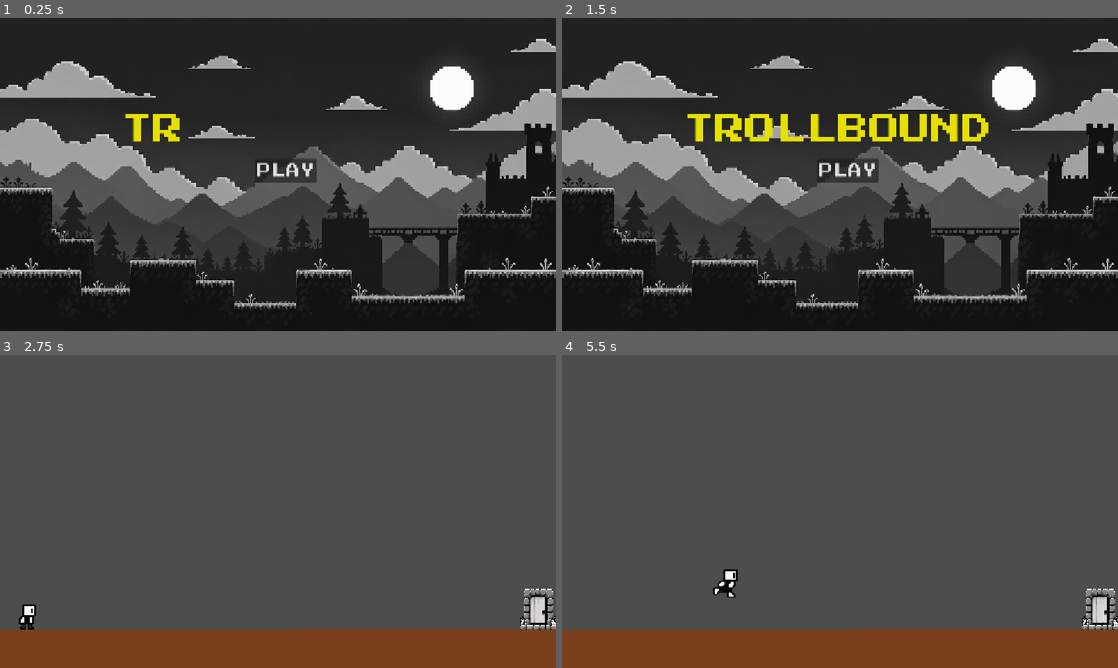
Above: before the commit, frames 1-4 (two rows, left to right).
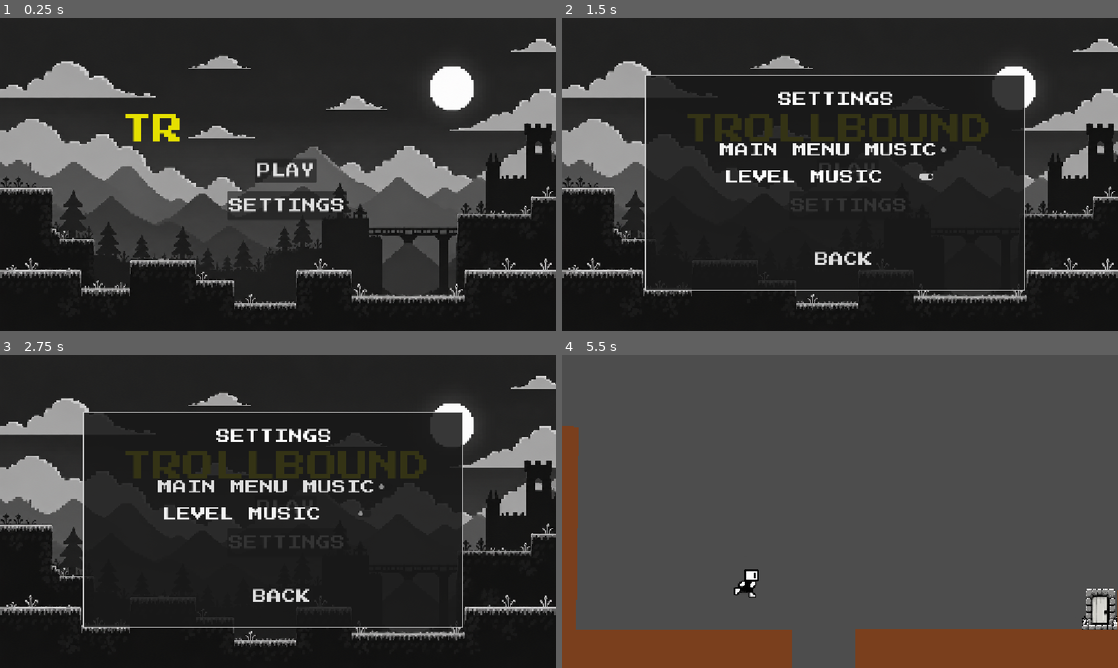
Above: after the commit, the same moments.

Repository: akshaykpillai369-max/trollbound
Game: Godot game, scene res://main_menu.tscn
The game is run twice, just before and just after one commit, with the same random seed, the same clock (stepped at 60 frames per second) and the same inputs.
Inputs (mouse positions are in pixels of both pictures, inside the frame that each line leads up to):
- Up to frame 1 (0.25 s): no input
- Up to frame 2 (1.5 s): click (851, 205) at 0.5 s, where only the run after the commit has a clickable "SETTINGS"; click (840, 149) at 1.25 s, where only the run after the commit has a clickable "MAIN MENU MUSIC"
- Up to frame 3 (2.75 s): click (266, 514) at 2 s, where only the run after the commit has a clickable "LEVEL MUSIC"
- Up to frame 4 (5.5 s): click (845, 596) at 2.75 s, where only the run after the commit has a clickable "BACK"; click (845, 508) at 3.5 s, where only the run after the commit has a clickable "PLAY"; tap Enter (ui_accept) at 4.25, 4.35, 4.52, 4.82, 5.27, 5.3 s; move the mouse to (962, 495) at 4.27 s; hold Right (ui_right) from 4.28 s (still down); click (962, 495) at 4.42 s; move the mouse to (728, 527) at 5.02 s; tap Alt at 5.1 s

The runs differ from the first frame. In frame 1, 1.0% of the frame differs, in the area x 40-63%, y 55-64%; in frame 2, 24%; in frame 3, 97%, in the area x 0-100%, y 0-100%; in frame 4, 3.7%.
Error after the commit: Invalid assignment of property or key 'main_menu_music_enabled' with value of type 'bool' on a base object of type 'Nil'. (res://main_menu.gd:31)

Commit message:
added level4,sound effects, settings option in main menu

Diff:
--- a/levels/level1.tscn
+++ b/levels/level1.tscn
@@ -7,6 +7,8 @@
 [ext_resource type="PackedScene" uid="uid://c0hegemm1vd4b" path="res://scenes/exit.tscn" id="4_ua5ty"]
 [ext_resource type="PackedScene" uid="uid://gpqdputycit2" path="res://scenes/death_screen.tscn" id="6_8hd6v"]
 [ext_resource type="PackedScene" uid="uid://d24ggyj8i4k2e" path="res://scenes/winner_screen.tscn" id="7_8hd6v"]
+[ext_resource type="AudioStream" uid="uid://b6n2wnkwb30lc" path="res://assets/sounds/overworld_theme.ogg" id="8_045es"]
+[ext_resource type="AudioStream" uid="uid://cco4yb4x1iler" path="res://assets/sounds/platform.wav" id="9_omn1t"]
 
 [sub_resource type="RectangleShape2D" id="RectangleShape2D_n7nmp"]
 size = Vector2(127.75, 264)
@@ -28,12 +30,12 @@
 [sub_resource type="RectangleShape2D" id="RectangleShape2D_pdpul"]
 size = Vector2(24, 216.75)
 
-[node name="Main" type="Node2D" unique_id=1390736081]
+[node name="Level1" type="Node2D" unique_id=1390736081]
 position = Vector2(-245, -297)
 script = ExtResource("1_61w3m")
 
 [node name="Player" parent="." unique_id=694940250 instance=ExtResource("1_ua5ty")]
-position = Vector2(-72.99999, 213.00002)
+position = Vector2(-29.999996, 243.00002)
 scale = Vector2(2.5, 2.5)
 
 [node name="Ground" parent="." unique_id=1210730134 instance=ExtResource("2_61w3m")]
@@ -56,6 +58,14 @@
 [node name="Exit" parent="." unique_id=161210779 instance=ExtResource("4_ua5ty")]
 position = Vector2(832, 532)
 
+[node name="CloseGround" parent="." unique_id=786065477 instance=ExtResource("2_61w3m")]
+position = Vector2(629, 93)
+rotation = 1.584759
+
+[node name="CloseGround2" parent="." unique_id=1882387975 instance=ExtResource("2_61w3m")]
+position = Vector2(1790.0001, 68)
+rotation = 1.584759
+
 [node name="TrollTrigger" type="Area2D" parent="." unique_id=634884551]
 
 [node name="CollisionShape2D" type="CollisionShape2D" parent="TrollTrigger" unique_id=473338978]
@@ -76,6 +86,13 @@
 
 [node name="WinnerScreen" parent="UI" unique_id=162556210 instance=ExtResource("7_8hd6v")]
 
+[node name="LevelMusic" type="AudioStreamPlayer2D" parent="." unique_id=812107027]
+stream = ExtResource("8_045es")
+
+[node name="PlatformSound" type="AudioStreamPlayer2D" parent="." unique_id=2055618336]
+stream = ExtResource("9_omn1t")
+volume_db = 24.0
+
 [connection signal="body_entered" from="TrollTrigger" to="." method="_on_troll_trigger_body_entered"]
 [connection signal="body_entered" from="TrollTrigger2" to="." method="_on_troll_trigger_2_body_entered"]
 [connection signal="pressed" from="UI/WinnerScreen/NextButton" to="." method="_on_next_button_pressed"]
--- a/levels/level2.tscn
+++ b/levels/level2.tscn
@@ -8,6 +8,8 @@
 [ext_resource type="PackedScene" uid="uid://gpqdputycit2" path="res://scenes/death_screen.tscn" id="6_76ugp"]
 [ext_resource type="PackedScene" uid="uid://d24ggyj8i4k2e" path="res://scenes/winner_screen.tscn" id="7_e8p81"]
 [ext_resource type="PackedScene" uid="uid://c0hegemm1vd4b" path="res://scenes/exit.tscn" id="8_e8p81"]
+[ext_resource type="AudioStream" uid="uid://b6n2wnkwb30lc" path="res://assets/sounds/overworld_theme.ogg" id="9_55gdq"]
+[ext_resource type="AudioStream" uid="uid://cco4yb4x1iler" path="res://assets/sounds/platform.wav" id="10_crte6"]
 
 [sub_resource type="RectangleShape2D" id="RectangleShape2D_8h2m0"]
 size = Vector2(180, 51)
@@ -93,11 +95,27 @@
 visible = false
 position = Vector2(593, 143)
 
+[node name="LevelMusic" type="AudioStreamPlayer2D" parent="." unique_id=1701376563]
+position = Vector2(347, 251)
+stream = ExtResource("9_55gdq")
+
+[node name="PlatformSound" type="AudioStreamPlayer2D" parent="." unique_id=892407025]
+stream = ExtResource("10_crte6")
+volume_db = 24.0
+
+[node name="CloseGround" parent="." unique_id=401947264 instance=ExtResource("2_py88r")]
+position = Vector2(367.00006, -155)
+rotation = 1.584759
+
+[node name="CloseGround2" parent="." unique_id=900400852 instance=ExtResource("2_py88r")]
+position = Vector2(1539.0001, -156)
+rotation = 1.584759
+
 [connection signal="body_entered" from="Ground/ReturnTrap" to="." method="_on_return_trap_body_entered"]
 [connection signal="body_entered" from="Small-Ground/ShrinkTrigger" to="Small-Ground" method="_on_shrink_trigger_body_entered"]
 [connection signal="body_entered" from="SpeedTrigger" to="." method="_on_speed_trigger_body_entered"]
 [connection signal="body_entered" from="HiddenGroundTrigger" to="." method="_on_hidden_ground_trigger_body_entered"]
-[connection signal="pressed" from="UI/WinnerScreen/NextButton" to="UI/WinnerScreen" method="_on_next_button_pressed"]
+[connection signal="pressed" from="UI/WinnerScreen/NextButton" to="." method="_on_next_button_pressed"]
 
 [editable path="Small-Ground"]
 [editable path="HiddenGround"]
--- a/levels/level3.tscn
+++ b/levels/level3.tscn
@@ -7,6 +7,8 @@
 [ext_resource type="PackedScene" uid="uid://b1lcd3casttwu" path="res://scenes/spike.tscn" id="4_cpie4"]
 [ext_resource type="PackedScene" uid="uid://gpqdputycit2" path="res://scenes/death_screen.tscn" id="6_1xfnq"]
 [ext_resource type="PackedScene" uid="uid://d24ggyj8i4k2e" path="res://scenes/winner_screen.tscn" id="7_6uckl"]
+[ext_resource type="AudioStream" uid="uid://b6n2wnkwb30lc" path="res://assets/sounds/overworld_theme.ogg" id="8_6uckl"]
+[ext_resource type="AudioStream" uid="uid://cco4yb4x1iler" path="res://assets/sounds/platform.wav" id="9_d6jip"]
 
 [sub_resource type="RectangleShape2D" id="RectangleShape2D_n7nmp"]
 size = Vector2(97.75, 295)
@@ -52,6 +54,10 @@
 [node name="Spike" parent="." unique_id=1951884892 instance=ExtResource("4_cpie4")]
 position = Vector2(771, 573)
 
+[node name="CloseGround2" parent="." unique_id=1984020793 instance=ExtResource("2_aaqj5")]
+position = Vector2(1531, -167)
+rotation = 1.584759
+
 [node name="Exit" parent="." unique_id=161210779 instance=ExtResource("4_0fm5q")]
 position = Vector2(592, 236)
 
@@ -68,6 +74,18 @@
 
 [node name="WinnerScreen" parent="UI" unique_id=162556210 instance=ExtResource("7_6uckl")]
 
+[node name="LevelMusic" type="AudioStreamPlayer2D" parent="." unique_id=2119693467]
+position = Vector2(477, 312)
+stream = ExtResource("8_6uckl")
+
+[node name="PlatformSound" type="AudioStreamPlayer2D" parent="." unique_id=1191290608]
+stream = ExtResource("9_d6jip")
+volume_db = 24.0
+
+[node name="CloseGround" parent="." unique_id=2086141514 instance=ExtResource("2_aaqj5")]
+position = Vector2(378.00006, -94)
+rotation = 1.584759
+
 [connection signal="body_entered" from="PlatformDropTrigger" to="." method="_on_platform_drop_trigger_body_entered"]
 [connection signal="body_entered" from="ShrinkingGround/ShrinkTrigger" to="." method="_on_shrink_trigger_body_entered"]
 [connection signal="body_entered" from="SpikeTrigger" to="." method="_on_spike_trigger_body_entered"]
--- a/levels/level4.tscn
+++ b/levels/level4.tscn
@@ -1,14 +1,97 @@
 [gd_scene format=3 uid="uid://yc0cdf4xqej0"]
 
-[ext_resource type="FontFile" uid="uid://dvrkigp4rd1xo" path="res://assets/fonts/PressStart2P-Regular.ttf" id="1_fwt2v"]
+[ext_resource type="Script" uid="uid://dejbreauvnk7d" path="res://scripts/level_4.gd" id="1_mj76i"]
+[ext_resource type="AudioStream" uid="uid://b6n2wnkwb30lc" path="res://assets/sounds/overworld_theme.ogg" id="2_3cb6x"]
+[ext_resource type="PackedScene" uid="uid://c32sv2neaa3e4" path="res://scenes/player.tscn" id="2_lpgdq"]
+[ext_resource type="PackedScene" uid="uid://b8cuttrr7owoe" path="res://scenes/ground.tscn" id="3_1jw75"]
+[ext_resource type="PackedScene" uid="uid://c0hegemm1vd4b" path="res://scenes/exit.tscn" id="4_8s3b3"]
+[ext_resource type="PackedScene" uid="uid://b1lcd3casttwu" path="res://scenes/spike.tscn" id="5_8s3b3"]
+[ext_resource type="PackedScene" uid="uid://bqcxnon3k07w3" path="res://scenes/small_ground.tscn" id="6_cc5tm"]
+[ext_resource type="PackedScene" uid="uid://gpqdputycit2" path="res://scenes/death_screen.tscn" id="8_mdw0g"]
+[ext_resource type="PackedScene" uid="uid://d24ggyj8i4k2e" path="res://scenes/winner_screen.tscn" id="9_mdw0g"]
+
+[sub_resource type="RectangleShape2D" id="RectangleShape2D_n7nmp"]
+size = Vector2(63, 137)
+
+[sub_resource type="RectangleShape2D" id="RectangleShape2D_unhky"]
+size = Vector2(73, 20.25)
 
 [node name="Level4" type="Node2D" unique_id=1775080801]
+script = ExtResource("1_mj76i")
 
-[node name="Label" type="Label" parent="." unique_id=1851418392]
-offset_left = 357.0
-offset_top = 176.0
-offset_right = 687.0
-offset_bottom = 274.0
-theme_override_fonts/font = ExtResource("1_fwt2v")
-theme_override_font_sizes/font_size = 30
-text = "coming soon"
+[node name="LevelMusic" type="AudioStreamPlayer2D" parent="." unique_id=336884738]
+stream = ExtResource("2_3cb6x")
+
+[node name="Player" parent="." unique_id=694940250 instance=ExtResource("2_lpgdq")]
+position = Vector2(333, 219)
+death_y = 400.0
+reverse_controls = true
+
+[node name="VerticalGround" parent="." unique_id=1210730134 instance=ExtResource("3_1jw75")]
+position = Vector2(848, 121.000015)
+rotation = 1.5760323
+
+[node name="VerticalGround2" parent="." unique_id=2133260130 instance=ExtResource("3_1jw75")]
+position = Vector2(1523.9999, -14.000002)
+rotation = 1.5760323
+
+[node name="LandingGround" parent="." unique_id=213804693 instance=ExtResource("3_1jw75")]
+position = Vector2(-89, 283)
+
+[node name="Spike" parent="." unique_id=1951884892 instance=ExtResource("5_8s3b3")]
+position = Vector2(215, 495)
+
+[node name="DeathHoverGround" parent="." unique_id=580012150 instance=ExtResource("6_cc5tm")]
+position = Vector2(-71, 257)
+
+[node name="Ground" parent="." unique_id=1067588022 instance=ExtResource("3_1jw75")]
+position = Vector2(356, 283)
+
+[node name="HoverGround" parent="." unique_id=895661882 instance=ExtResource("6_cc5tm")]
+visible = false
+position = Vector2(331, 396)
+
+[node name="HoverTrigger" type="Area2D" parent="HoverGround" unique_id=811592492]
+
+[node name="CollisionShape2D" type="CollisionShape2D" parent="HoverGround/HoverTrigger" unique_id=260090472]
+position = Vector2(487.5, 185.5)
+shape = SubResource("RectangleShape2D_n7nmp")
+
+[node name="Spike2" parent="HoverGround" unique_id=76937195 instance=ExtResource("5_8s3b3")]
+position = Vector2(402, 239)
+scale = Vector2(0.5, 0.5)
+
+[node name="Exit" parent="." unique_id=161210779 instance=ExtResource("4_8s3b3")]
+position = Vector2(578, 292)
+script = null
+
+[node name="DoorSound" parent="Exit" index="3" unique_id=1357040753]
+position = Vector2(-42, -32)
+
+[node name="ReturnSpike" parent="." unique_id=774394989 instance=ExtResource("5_8s3b3")]
+visible = false
+position = Vector2(604, 625)
+monitoring = false
+
+[node name="ControlResetTrigger" type="Area2D" parent="ReturnSpike" unique_id=1689709555]
+monitoring = false
+
+[node name="CollisionShape2D" type="CollisionShape2D" parent="ReturnSpike/ControlResetTrigger" unique_id=606459986]
+position = Vector2(163.5, 2.125)
+shape = SubResource("RectangleShape2D_unhky")
+
+[node name="UI" type="CanvasLayer" parent="." unique_id=1595166159]
+
+[node name="DeathScreen" parent="UI" unique_id=621254565 instance=ExtResource("8_mdw0g")]
+
+[node name="WinnerScreen" parent="UI" unique_id=162556210 instance=ExtResource("9_mdw0g")]
+
+[node name="Spike2" parent="." unique_id=1751770871 instance=ExtResource("5_8s3b3")]
+position = Vector2(506, 624)
+
+[connection signal="body_entered" from="HoverGround/HoverTrigger" to="." method="_on_hover_trigger_body_entered"]
+[connection signal="body_entered" from="Exit" to="." method="_on_exit_body_entered"]
+[connection signal="body_entered" from="ReturnSpike/ControlResetTrigger" to="." method="_on_control_reset_trigger_body_entered"]
+
+[editable path="Exit"]
+[editable path="ReturnSpike"]
--- a/main_menu.gd
+++ b/main_menu.gd
@@ -16,3 +16,21 @@
 func _on_play_button_pressed() -> void:
 
 	get_tree().change_scene_to_file('res://levels/level1.tscn')
+
+
+
+func _on_settings_button_pressed() -> void:
+	$SettingsPanel.show()
+
+
+func _on_back_button_pressed() -> void:
+	$SettingsPanel.hide()
+
+
+func _on_main_menu_music_button_toggled(toggled_on: bool) -> void:
+	Settings.main_menu_music_enabled = toggled_on
+	$MenuMusic.playing = toggled_on
+
+
+func _on_level_music_button_toggled(toggled_on: bool) -> void:
+	Settings.level_music_enabled = toggled_on
--- a/main_menu.tscn
+++ b/main_menu.tscn
@@ -3,6 +3,15 @@
 [ext_resource type="Script" uid="uid://c85n23pf48k5m" path="res://main_menu.gd" id="1_06t4h"]
 [ext_resource type="Texture2D" uid="uid://7sdgkbywentp" path="res://assets/background.png" id="2_7vrkn"]
 [ext_resource type="FontFile" uid="uid://dvrkigp4rd1xo" path="res://assets/fonts/PressStart2P-Regular.ttf" id="3_fu7sn"]
+[ext_resource type="AudioStream" uid="uid://cf6c168f6tf5l" path="res://assets/sounds/unknown_planet.mp3" id="4_jix8l"]
+
+[sub_resource type="StyleBoxFlat" id="StyleBoxFlat_jix8l"]
+bg_color = Color(0.09411765, 0.09411765, 0.09411765, 0.8627451)
+border_width_left = 2
+border_width_top = 2
+border_width_right = 2
+border_width_bottom = 2
+corner_detail = 10
 
 [node name="MainMenu" type="Control" unique_id=1143874184]
 layout_mode = 3
@@ -48,4 +57,73 @@
 theme_override_font_sizes/font_size = 30
 text = "PLAY"
 
+[node name="MenuMusic" type="AudioStreamPlayer2D" parent="." unique_id=1592816891]
+stream = ExtResource("4_jix8l")
+autoplay = true
+
+[node name="SettingsButton" type="Button" parent="." unique_id=1036801133]
+layout_mode = 0
+offset_left = 471.0
+offset_top = 358.0
+offset_right = 719.0
+offset_bottom = 419.0
+theme_override_fonts/font = ExtResource("3_fu7sn")
+theme_override_font_sizes/font_size = 30
+text = "SETTINGS"
+
+[node name="SettingsPanel" type="Panel" parent="." unique_id=2085215172]
+visible = false
+layout_mode = 0
+offset_left = 172.0
+offset_top = 119.0
+offset_right = 959.0
+offset_bottom = 566.0
+theme_override_styles/panel = SubResource("StyleBoxFlat_jix8l")
+
+[node name="SettingsLabel" type="Label" parent="SettingsPanel" unique_id=1951316369]
+layout_mode = 0
+offset_left = 276.0
+offset_top = 35.0
+offset_right = 516.0
+offset_bottom = 78.0
+theme_override_fonts/font = ExtResource("3_fu7sn")
+theme_override_font_sizes/font_size = 30
+text = "SETTINGS"
+
+[node name="MainMenuMusicButton" type="CheckButton" parent="SettingsPanel" unique_id=275186490]
+layout_mode = 0
+offset_left = 150.0
+offset_top = 135.0
+offset_right = 648.0
+offset_bottom = 173.0
+theme_override_fonts/font = ExtResource("3_fu7sn")
+theme_override_font_sizes/font_size = 30
+button_pressed = true
+text = "MAIN MENU MUSIC"
+
+[node name="LevelMusicButton" type="CheckButton" parent="SettingsPanel" unique_id=101262470]
+layout_mode = 0
+offset_left = 158.0
+offset_top = 191.0
+offset_right = 605.0
+offset_bottom = 229.0
+theme_override_fonts/font = ExtResource("3_fu7sn")
+theme_override_font_sizes/font_size = 30
+button_pressed = true
+text = "LEVEL MUSIC"
+
+[node name="BackButton" type="Button" parent="SettingsPanel" unique_id=1957324596]
+layout_mode = 0
+offset_left = 348.0
+offset_top = 362.0
+offset_right = 476.0
+offset_bottom = 400.0
+theme_override_fonts/font = ExtResource("3_fu7sn")
+theme_override_font_sizes/font_size = 30
+text = "BACK"
+
 [connection signal="pressed" from="PlayButton" to="." method="_on_play_button_pressed"]
+[connection signal="pressed" from="SettingsButton" to="." method="_on_settings_button_pressed"]
+[connection signal="toggled" from="SettingsPanel/MainMenuMusicButton" to="." method="_on_main_menu_music_button_toggled"]
+[connection signal="toggled" from="SettingsPanel/LevelMusicButton" to="." method="_on_level_music_button_toggled"]
+[connection signal="pressed" from="SettingsPanel/BackButton" to="." method="_on_back_button_pressed"]
--- a/project.godot
+++ b/project.godot
@@ -14,6 +14,10 @@
 run/main_scene="uid://daaxi53p31kto"
 config/features=PackedStringArray("4.7", "GL Compatibility")
 config/icon="res://icon.svg"
+
+[autoload]
+
+Settings="*uid://b3k3340vxbjf7"
 
 [display]
 
--- a/scenes/exit.tscn
+++ b/scenes/exit.tscn
@@ -3,6 +3,7 @@
 [ext_resource type="Script" uid="uid://b32rge06jp542" path="res://scripts/exit.gd" id="1_l5n14"]
 [ext_resource type="Texture2D" uid="uid://bwd13giaqnw1n" path="res://assets/door_frame.png" id="1_uyw7u"]
 [ext_resource type="Texture2D" uid="uid://dnt7h5jpcxa3b" path="res://assets/door.png" id="2_l5n14"]
+[ext_resource type="AudioStream" uid="uid://cwkwx65le3174" path="res://assets/sounds/door.mp3" id="4_c7mer"]
 
 [sub_resource type="RectangleShape2D" id="RectangleShape2D_n7nmp"]
 size = Vector2(30, 50)
@@ -89,4 +90,8 @@
 sprite_frames = SubResource("SpriteFrames_8h2m0")
 animation = &"close_to_open"
 
+[node name="DoorSound" type="AudioStreamPlayer2D" parent="." unique_id=1357040753]
+stream = ExtResource("4_c7mer")
+volume_db = 24.0
+
 [connection signal="body_entered" from="." to="." method="_on_body_entered"]
--- a/scenes/player.tscn
+++ b/scenes/player.tscn
@@ -2,6 +2,9 @@
 
 [ext_resource type="Script" uid="uid://cirr75mxcs701" path="res://scripts/player.gd" id="1_3vyb7"]
 [ext_resource type="Texture2D" uid="uid://cshjolcjh48n7" path="res://assets/player_sheet.png" id="2_g2els"]
+[ext_resource type="AudioStream" uid="uid://c041etw3cvxoe" path="res://assets/sounds/jump.wav" id="3_qhqgy"]
+[ext_resource type="AudioStream" uid="uid://b3o6kr8t87yol" path="res://assets/sounds/run.ogg" id="4_dqkch"]
+[ext_resource type="AudioStream" uid="uid://bhqx2u4vv7av1" path="res://assets/sounds/death.mp3" id="5_qlg0r"]
 
 [sub_resource type="RectangleShape2D" id="RectangleShape2D_n7nmp"]
 size = Vector2(15, 22)
@@ -136,3 +139,14 @@
 sprite_frames = SubResource("SpriteFrames_n7nmp")
 animation = &"idle"
 autoplay = "idle"
+
+[node name="JumpSound" type="AudioStreamPlayer2D" parent="." unique_id=708326049]
+stream = ExtResource("3_qhqgy")
+
+[node name="RunSound" type="AudioStreamPlayer2D" parent="." unique_id=6421678]
+stream = ExtResource("4_dqkch")
+volume_db = 24.0
+
+[node name="DeathSound" type="AudioStreamPlayer2D" parent="." unique_id=611649115]
+stream = ExtResource("5_qlg0r")
+volume_db = 24.0
--- a/scripts/exit.gd
+++ b/scripts/exit.gd
@@ -13,5 +13,6 @@
 
 func _on_body_entered(body: Node2D) -> void:
 	if body.name == "Player":
-		$Door.play()
-		get_parent().show_win_screen()
+			$Door.play()
+			$DoorSound.play()
+			get_parent().show_win_screen()
--- a/scripts/level_1.gd
+++ b/scripts/level_1.gd
@@ -3,8 +3,8 @@
 
 # Called when the node enters the scene tree for the first time.
 func _ready() -> void:
-	pass # Replace with function body.
-
+	if Settings.level_music_enabled:
+		$LevelMusic.play()
 
 # Called every frame. 'delta' is the elapsed time since the previous frame.
 func _process(delta: float) -> void:
@@ -30,4 +30,5 @@
 
 func _on_troll_trigger_body_entered(body: Node2D) -> void:
 	if body.name == "Player":
+		$PlatformSound.play()
 		$TrollGround.queue_free()
--- a/scripts/level_2.gd
+++ b/scripts/level_2.gd
@@ -3,7 +3,8 @@
 
 # Called when the node enters the scene tree for the first time.
 func _ready() -> void:
-	pass
+	if Settings.level_music_enabled:
+		$LevelMusic.play()
 
 
 
@@ -19,6 +20,7 @@
 
 func _on_return_trap_body_entered(body: Node2D) -> void:
 	if body.name == "Player" and body.velocity.x < 0:
+		$PlatformSound.play()
 		$Ground.queue_free()
 
 
--- a/scripts/level_3.gd
+++ b/scripts/level_3.gd
@@ -13,6 +13,8 @@
 	collision.shape.size = Vector2(450, 40)
 
 	collision_start_position = collision.position
+	if Settings.level_music_enabled:
+		$LevelMusic.play()
 
 # Called every frame. 'delta' is the elapsed time since the previous frame.
 func _process(delta: float) -> void:
@@ -22,6 +24,7 @@
 func _on_platform_drop_trigger_body_entered(body: Node2D) -> void:
 	if body.name == "Player":
 		var tween = create_tween()
+		$PlatformSound.play()
 		tween.tween_property($MovingGround, "position:y", $MovingGround.position.y + 400, 0.8)
 
 
--- /dev/null
+++ b/scripts/level_4.gd
@@ -0,0 +1,48 @@
+extends Node2D
+
+var door_moved = false
+
+# Called when the node enters the scene tree for the first time.
+func _ready() -> void:
+	pass # Replace with function body.
+
+
+# Called every frame. 'delta' is the elapsed time since the previous frame.
+func _process(delta: float) -> void:
+	pass
+
+
+func _on_hover_trigger_body_entered(body: Node2D) -> void:
+	if body.name == "Player":
+		var tween = create_tween()
+		$HoverGround.show()
+		tween.tween_property(
+			$HoverGround,
+			"position:y",
+			$HoverGround.position.y - 300,
+			2.0
+		)
+
+func show_win_screen():
+	$Player.set_physics_process(false)
+	$UI/WinnerScreen.show()
+
+func _on_exit_body_entered(body: Node2D) -> void:
+	if body.name == "Player":
+		if not door_moved:
+			$Exit.position.x -= 574
+			$ReturnSpike.show()
+			$ReturnSpike.monitoring = true
+			$ReturnSpike/ControlResetTrigger.monitoring = true
+			door_moved = true
+
+		else:
+			$Exit/Door.play()
+			$Exit/DoorSound.play()
+			await $Exit/Door.animation_finished
+			show_win_screen()
+
+
+func _on_control_reset_trigger_body_entered(body: Node2D) -> void:
+	if body.name == "Player":
+		body.reverse_controls = false
--- a/scripts/player.gd
+++ b/scripts/player.gd
@@ -5,6 +5,7 @@
 var current_speed = SPEED
 const JUMP_VELOCITY = -400.0
 @export var death_y = 382.0
+@export var reverse_controls := false
 
 
 func _physics_process(delta: float) -> void:
@@ -15,17 +16,23 @@
 	# Handle jump.
 	if Input.is_action_just_pressed("ui_accept") and is_on_floor():
 		velocity.y = JUMP_VELOCITY
+		$JumpSound.play()
 
 	# Get the input direction and handle the movement/deceleration.
 	# As good practice, you should replace UI actions with custom gameplay actions.
 	var direction := Input.get_axis("ui_left", "ui_right")
+	if reverse_controls:
+		direction = -direction
 	if direction:
 		velocity.x = direction * current_speed
 		$AnimatedSprite2D.play("run")
+		$AnimatedSprite2D.flip_h = direction < 0
+		if not $RunSound.playing:
+			$RunSound.play()
 	else:
 		velocity.x = move_toward(velocity.x, 0, current_speed)
 		$AnimatedSprite2D.play("idle")
-
+		$RunSound.stop()
 	move_and_slide()
 	if position.y > death_y:
 		die()
@@ -34,5 +41,6 @@
 	set_physics_process(false)
 	velocity = Vector2.ZERO
 	$AnimatedSprite2D.play("Death")
+	$DeathSound.play()
 	await $AnimatedSprite2D.animation_finished
 	get_tree().current_scene.get_node("UI/DeathScreen").show()
--- /dev/null
+++ b/scripts/settings.gd
@@ -0,0 +1,4 @@
+extends Node
+
+var main_menu_music_enabled := true
+var level_music_enabled := true
Not shown, added: assets/sounds/death.mp3
Not shown, added: assets/sounds/door.mp3
Not shown, added: assets/sounds/jump.wav
Not shown, added: assets/sounds/overworld_theme.ogg
Not shown, added: assets/sounds/platform.wav
Not shown, added: assets/sounds/run.ogg
Not shown, added: assets/sounds/unknown_planet.mp3
